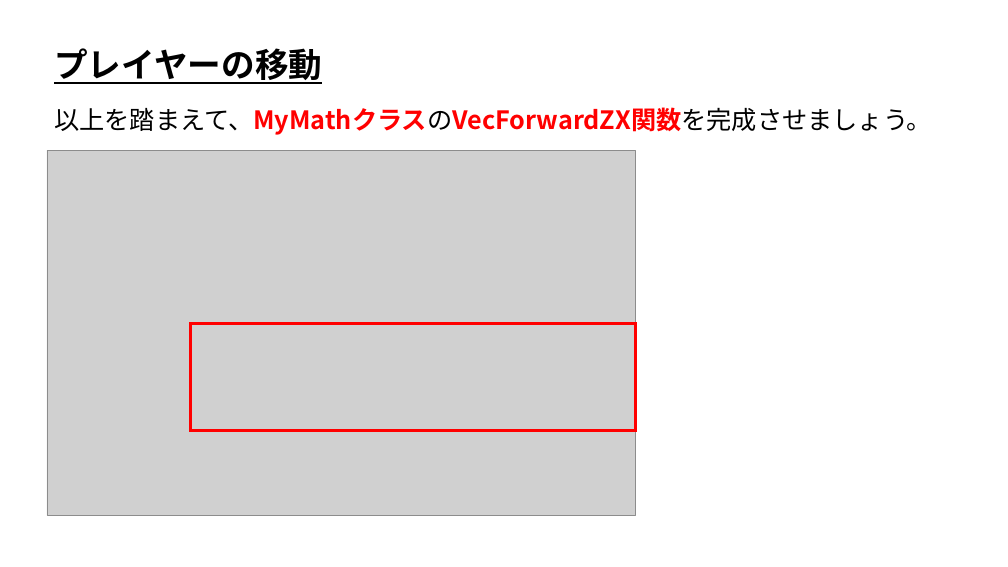
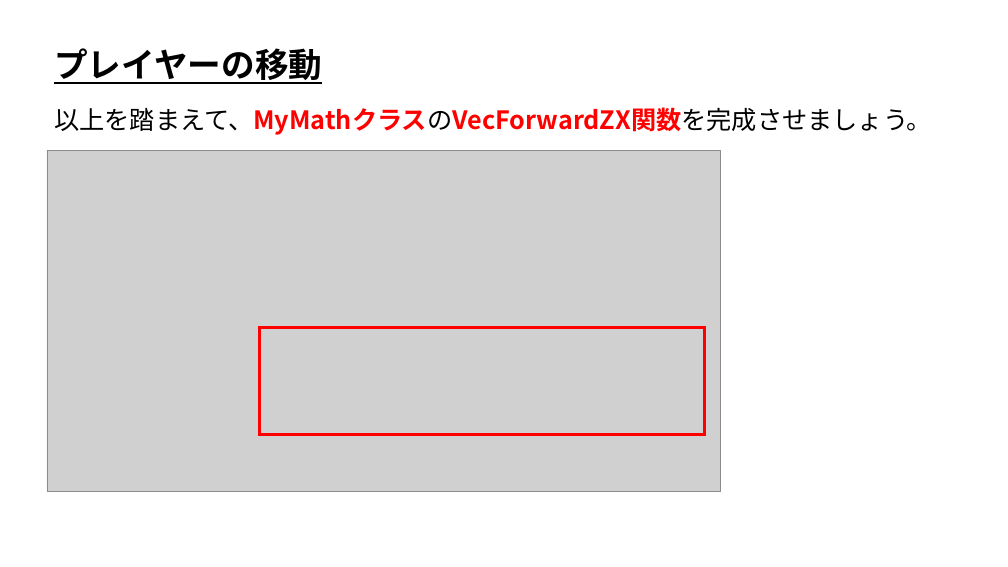
Before and after one commit to ArakiYusuke-Ohara/Textbook, a slide deck: slide 8 of ゲーム科2年/00_前期/ゲーム開発Ⅰ/06_プレイヤーの移動.pptx. Drawn at 1008x567 pixels with LibreOffice and Linux fonts; fonts in the diff are those of the drawing; grey boxes stand for pictures. Boxes give left, top, right and bottom in pixels: in the first picture for what was removed or moved away, otherwise in the second. Text is boxed around its words. In the diff, an @@ line names an element or a change of style, - is before the commit and + after.

```diff
--- a/ゲーム科2年/00_前期/ゲーム開発Ⅰ/06_プレイヤーの移動.pptx
+++ b/ゲーム科2年/00_前期/ゲーム開発Ⅰ/06_プレイヤーの移動.pptx
@@ picture: place and size @@
-picture at [47,150,635,516]
+picture at [47,150,721,492]
@@ rectangle: place and size @@
-rectangle at [191,324,636,431]
+rectangle at [259,327,705,435]
```
Also in this commit, not shown: 4 other files.
